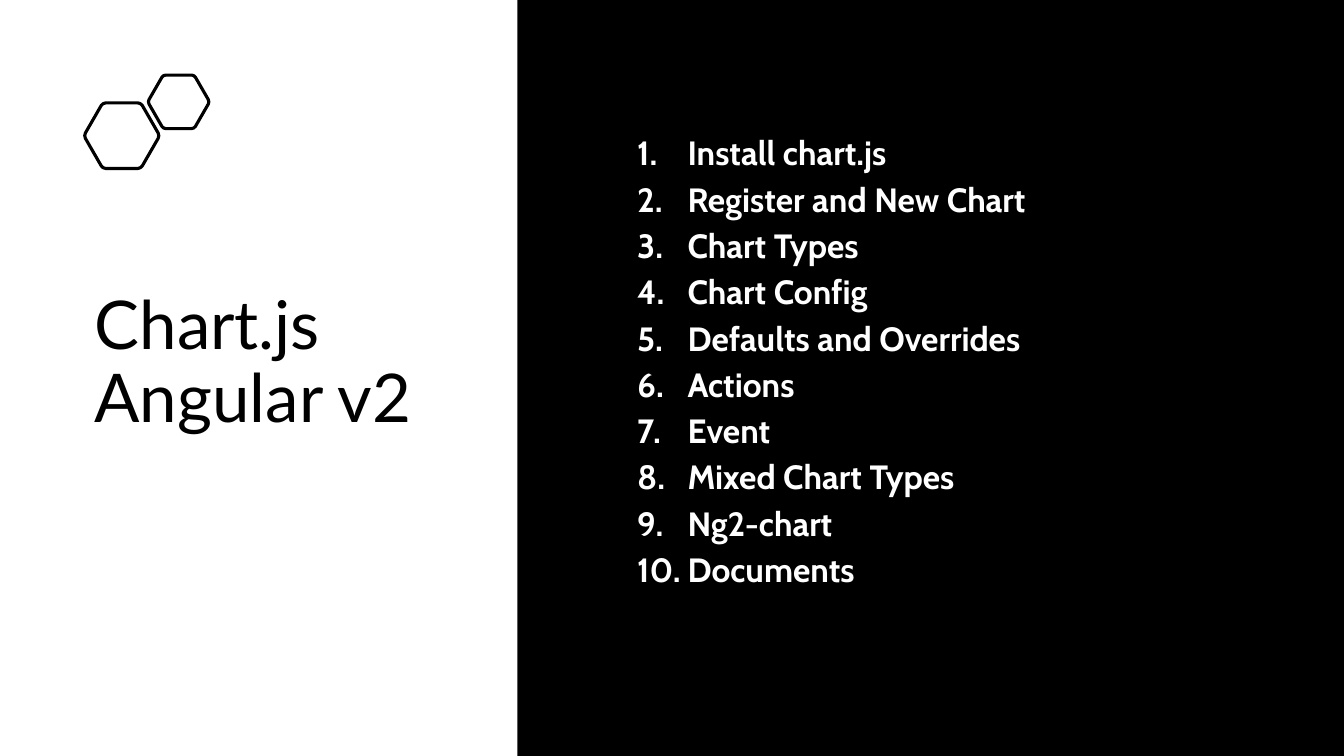
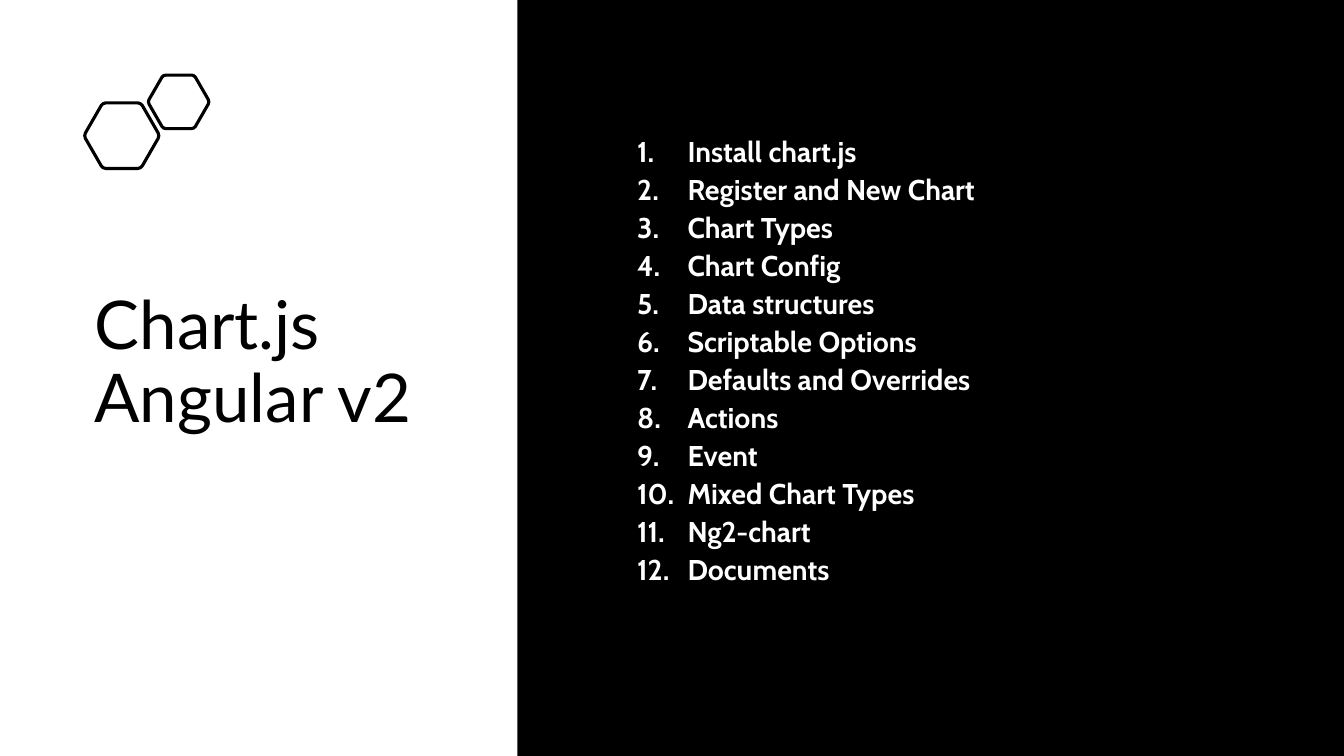
Before and after one commit to huynhtamhao/coding-guide, a slide deck: slide 1 of docs/assets/tutorials/ChartJs.pptx. Drawn at 1344x756 pixels with LibreOffice and Linux fonts; fonts in the diff are those of the drawing. Boxes give left, top, right and bottom in pixels: in the first picture for what was removed or moved away, otherwise in the second. Text is boxed around its words. In the diff, an @@ line names an element or a change of style, - is before the commit and + after.

Commit message:
fe-chartjs update file ChartJs

```diff
--- a/docs/assets/tutorials/ChartJs.pptx
+++ b/docs/assets/tutorials/ChartJs.pptx
@@ text at [688, 140, 975, 581]: size 24 to 20.4 pt in "Install chart.js", "Register and New Chart", "Chart Types", "Chart Config" and 6 more places; line spacing 0.8 to 0.7 @@
@@ text at [688, 294, 917, 359]: paragraphs added @@
+5. Data structures
+6. Scriptable Options
```
Also in this commit, not shown: 12 other slides changed, 8 slides added.
